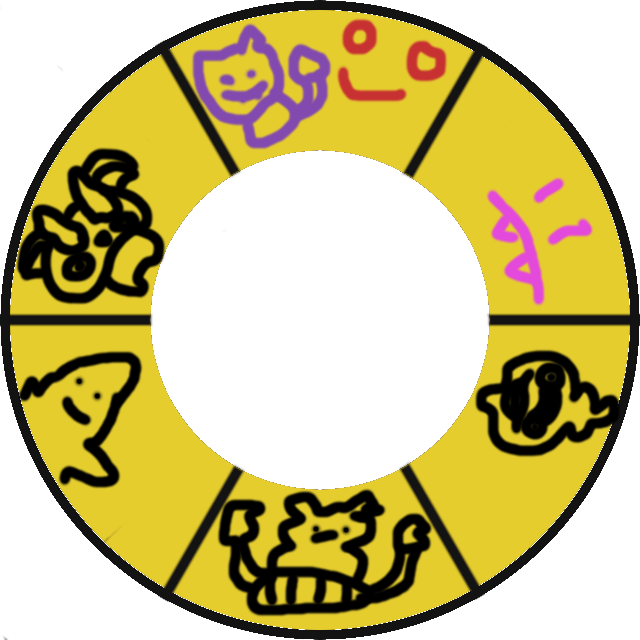
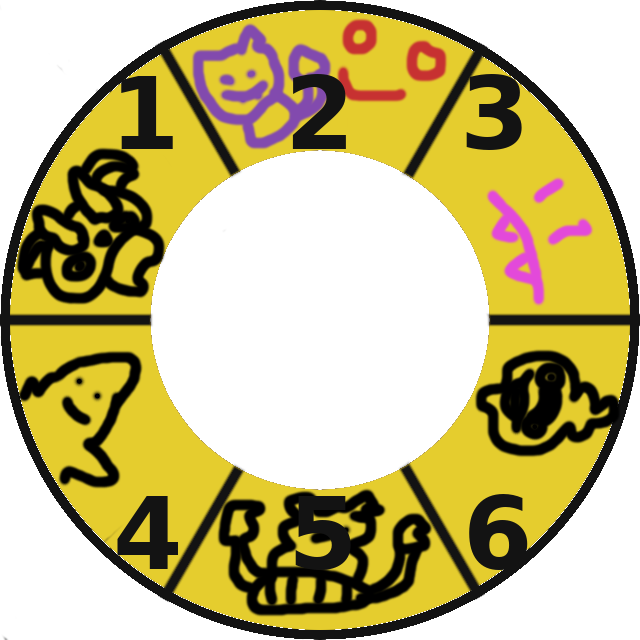
Comparing the layer stacks of the two 640x640 images. Changes:
added layer "4 5 6" above "1 2 3" over [left=117, top=494, right=528, bottom=570]
added layer "1 2 3" above "characters" over [left=121, top=74, right=522, bottom=150]
